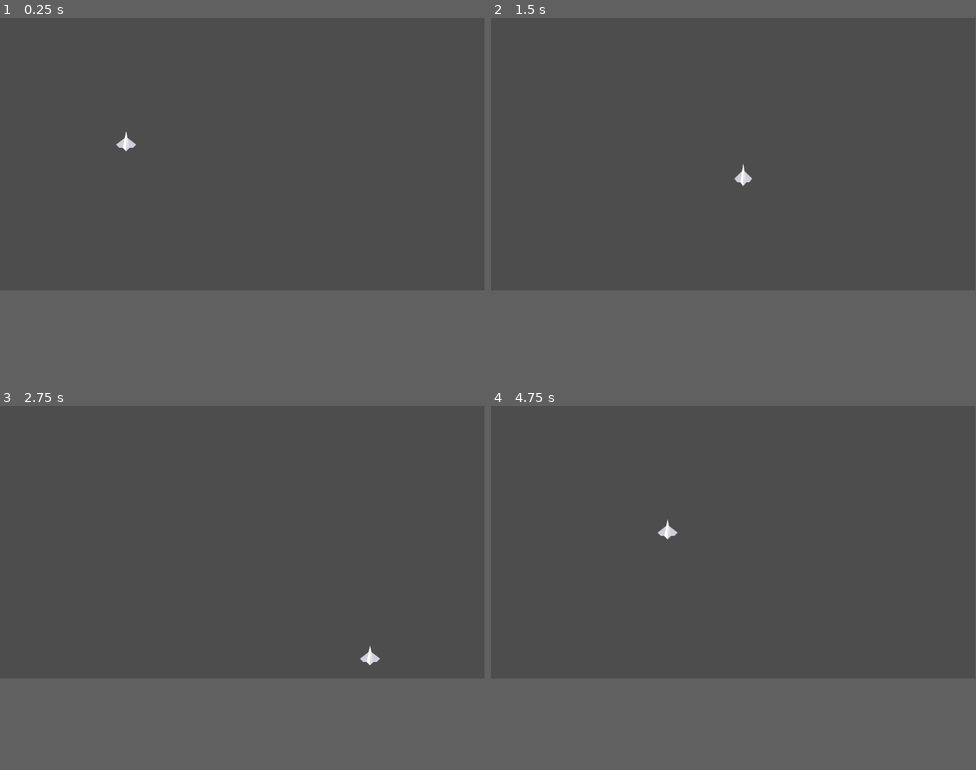
Above: before the commit, frames 1-4 (two rows, left to right).
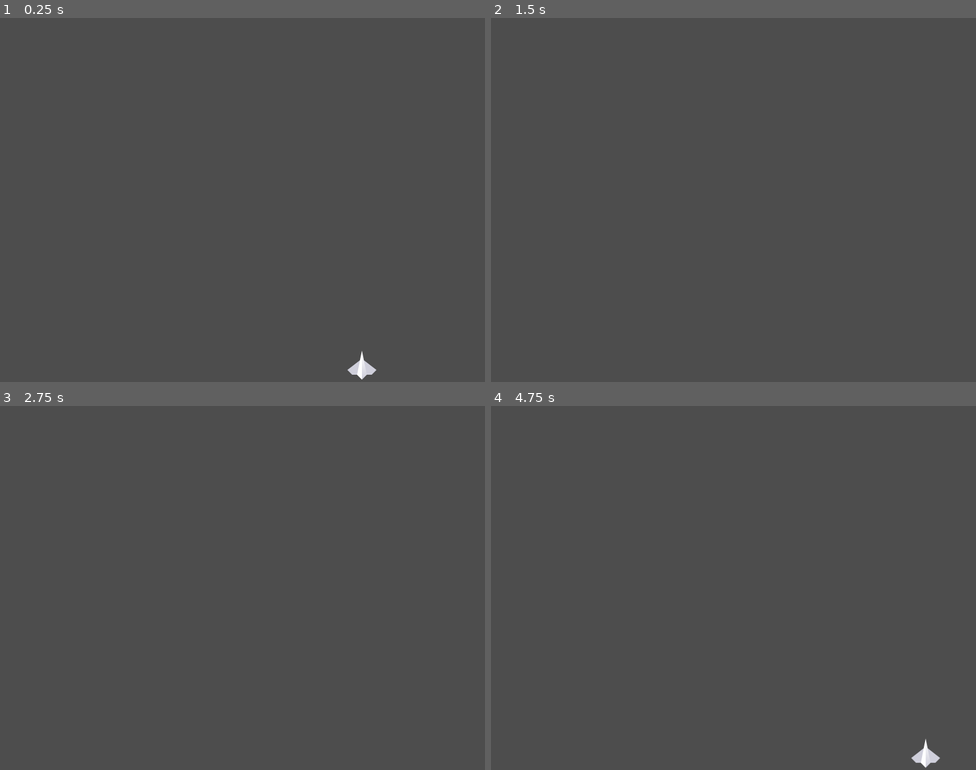
Above: after the commit, the same moments.

Repository: douglinley/pewpew
Game: Godot game, scene res://Scenes/game.tscn
The game is run twice, just before and just after one commit, with the same random seed, the same clock (stepped at 60 frames per second) and the same inputs.
Inputs:
- Up to frame 1 (0.25 s): no input
- Up to frame 2 (1.5 s): tap Enter at 0.5 s; hold D (right) 0.53-1.28 s; tap Space (shoot) at 0.6, 1.35 s; hold S (down) from 1.28 s (still down)
- Up to frame 3 (2.75 s): release S (down) at 2.03 s; hold D (right) from 2.03 s (still down); tap Space (shoot) at 2.1 s
- Up to frame 4 (4.75 s): release D (right) at 2.78 s; hold W (up) 2.78-3.53 s; tap Space (shoot) at 2.85, 3.6, 4.35 s; hold A (left) from 3.53 s (still down)
In our replay, the window is 799x449 before the commit and 800x600 after it. These sizes can differ from the game's own. Grey fills any space a smaller window leaves; there, only what the larger window draws over its background counts as a difference.

The runs differ from the first frame. In frame 1, 0.3% of the frame differs, in the area x 23-78%, y 31-100%; in frame 2, less than 0.1%; in frame 3, less than 0.1%; in frame 4, 0.3%.

Commit message:
* Added enemy ship art
* Added the ability to fire bullets

Diff:
--- a/Prefabs/bullet.tscn
+++ b/Prefabs/bullet.tscn
@@ -14,3 +14,9 @@
 
 [node name="CollisionShape2D" type="CollisionShape2D" parent="."]
 shape = SubResource("CircleShape2D_106lt")
+
+[node name="VisibleOnScreenNotifier2D" type="VisibleOnScreenNotifier2D" parent="."]
+position = Vector2(-2.38419e-07, 18)
+scale = Vector2(0.5, 0.4)
+
+[connection signal="screen_exited" from="VisibleOnScreenNotifier2D" to="." method="_on_visible_on_screen_notifier_2d_screen_exited"]
--- a/Prefabs/player.tscn
+++ b/Prefabs/player.tscn
@@ -7,7 +7,7 @@
 radius = 5.0
 height = 32.0
 
-[node name="Player" type="CharacterBody2D"]
+[node name="Player" type="CharacterBody2D" groups=["player"]]
 script = ExtResource("2_rfnp3")
 
 [node name="Sprite2D" type="Sprite2D" parent="."]
--- a/Scenes/game.tscn
+++ b/Scenes/game.tscn
@@ -9,4 +9,7 @@
 [node name="Player" parent="." instance=ExtResource("1_b43xo")]
 position = Vector2(300, 293)
 
-[connection signal="fire" from="Player" to="." method="_on_player_fire"]
+[node name="PlayerSpawn" type="Marker2D" parent="."]
+position = Vector2(597, 572)
+
+[node name="BulletContainer" type="Node2D" parent="."]
--- a/project.godot
+++ b/project.godot
@@ -14,6 +14,11 @@
 run/main_scene="res://Scenes/game.tscn"
 config/features=PackedStringArray("4.1", "Forward Plus")
 config/icon="res://icon.svg"
+
+[display]
+
+window/size/viewport_width=800
+window/size/viewport_height=600
 
 [input]
 
--- a/scripts/bullet.gd
+++ b/scripts/bullet.gd
@@ -2,6 +2,9 @@
 
 @export var speed := 700.0
 
-# Called every frame. 'delta' is the elapsed time since the previous frame.
 func _physics_process(delta):
-	global_position.y += speed * delta
+	global_position.y += -speed * delta
+
+
+func _on_visible_on_screen_notifier_2d_screen_exited():
+	queue_free()
--- a/scripts/game.gd
+++ b/scripts/game.gd
@@ -1,6 +1,19 @@
 extends Node2D
 
+@onready var player_spawn_pos: Marker2D = $PlayerSpawn
+@onready var bullet_container: Node2D = $BulletContainer
 
-func _on_player_fire():
+var player: CharacterBody2D = null
 
-	print("PEW!")
+func _ready():
+	print ("on_ready called")
+	player = get_tree().get_first_node_in_group("player")
+	assert(player != null)
+	player.global_position = player_spawn_pos.global_position
+	player.fire.connect(_on_player_fire)
+
+func _on_player_fire(bullet_scene, pos):
+	var bullet: Area2D = bullet_scene.instantiate()
+	bullet.global_position = pos
+	bullet_container.add_child(bullet)
+	print("pew!")
--- a/scripts/player.gd
+++ b/scripts/player.gd
@@ -1,6 +1,6 @@
-extends CharacterBody2D
+class_name Player extends CharacterBody2D
 
-signal fire(bullet_scene : PackedScene)
+signal fire(bullet_scene : PackedScene, pos: Vector2)
 
 @export var speed: float = 400.0
 @onready var muzzle : Marker2D = $Muzzle
@@ -23,5 +23,8 @@
 	velocity = input_direction * speed
 
 	if Input.is_action_just_pressed("shoot"):
-		fire.emit(bullet_scene)
-		scale = Vector2(.5, 1.5)
+		pew()
+
+func pew():
+	fire.emit(bullet_scene, muzzle.global_position)
+	scale = Vector2(.5, 1.5)
Binary file added: sprites/enemy1.png
Not shown, added: sprites/enemy1.png.import
Binary file added: sprites/enemy2.png
Not shown, added: sprites/enemy2.png.import
Binary file added: sprites/enemy3.png
Not shown, added: sprites/enemy3.png.import
